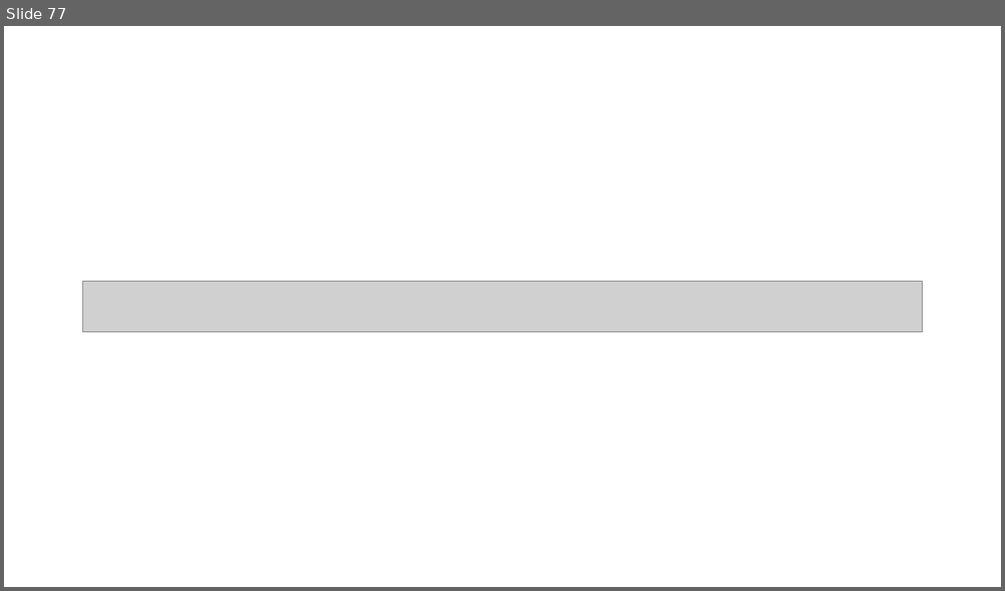
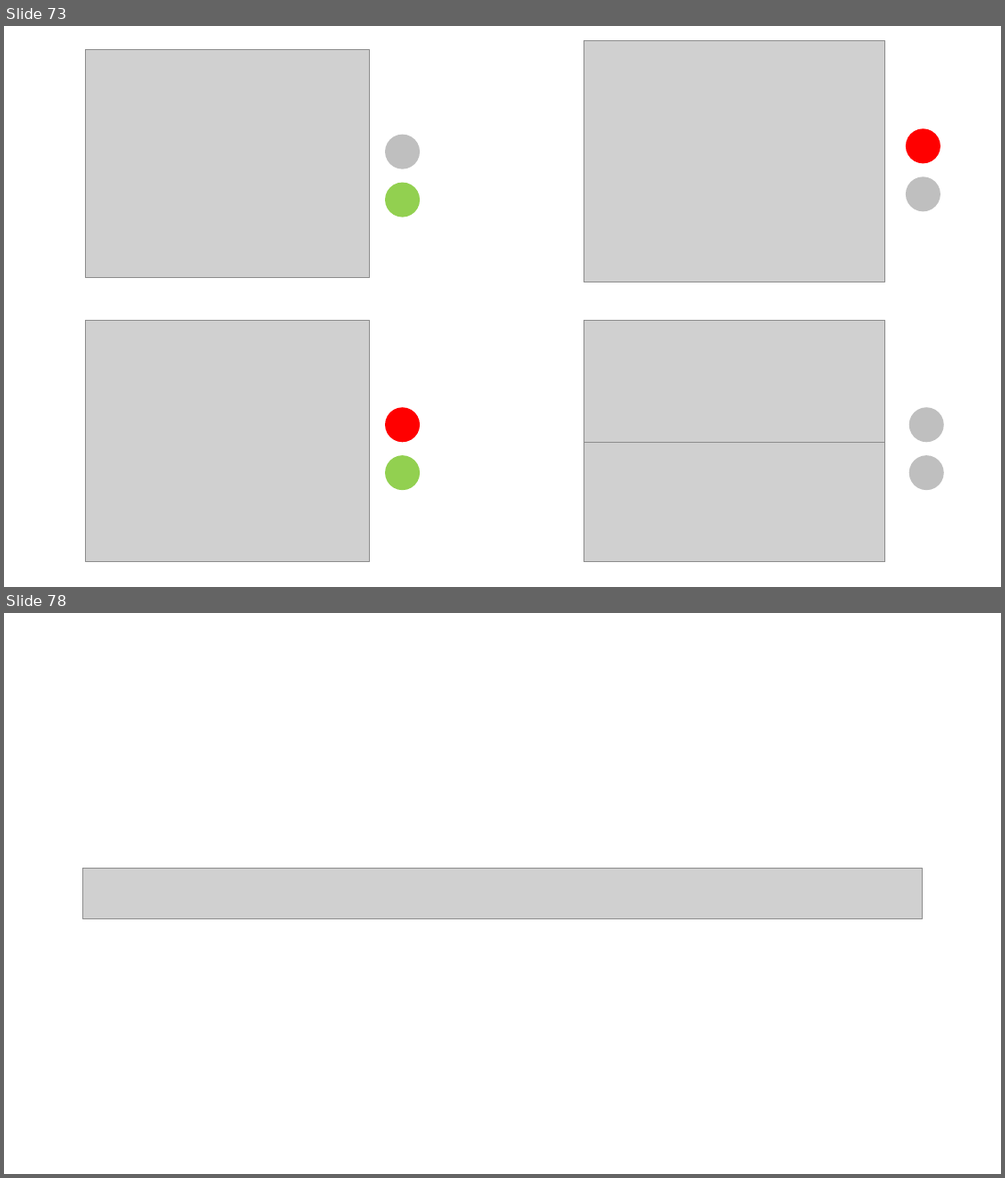
Before and after one commit to rkhaimov/brain-gym, a slide deck: Презентация.pptx. Shown one above the other, each under a label of ours: slide 77 before the commit, slides 73 and 78 after it; the slides between them are not shown. The pictures are 1005x591 and 1005x1178 pixels, drawn with LibreOffice and Linux fonts; fonts in the diff are those of the drawing; grey boxes stand for pictures. Boxes give left, top, right and bottom in pixels: in the first picture for what was removed or moved away, otherwise in the second. Text is boxed around its words. In the diff, an @@ line names an element or a change of style, - is before the commit and + after.

```diff
--- a/Презентация.pptx
+++ b/Презентация.pptx
@@ slide 73 added at [4, 26, 1001, 587], background #FFFFFF @@
@@ picture added at [86, 50, 369, 277] @@
@@ picture added at [584, 40, 885, 281] @@
@@ ellipse added at [906, 128, 940, 163], fill #FF0000 @@
@@ ellipse added at [386, 135, 420, 168], fill #BFBFBF @@
@@ ellipse added at [386, 183, 420, 216], fill #92D050 @@
@@ ellipse added at [906, 177, 940, 211], fill #BFBFBF @@
@@ picture added at [86, 320, 369, 562] @@
@@ picture added at [584, 320, 885, 562] @@
@@ ellipse added at [386, 408, 420, 442], fill #FF0000 @@
@@ ellipse added at [909, 408, 943, 442], fill #BFBFBF @@
@@ picture added at [584, 442, 885, 562] @@
@@ ellipse added at [386, 455, 420, 490], fill #92D050 @@
@@ ellipse added at [909, 455, 943, 490], fill #BFBFBF @@
@@ what was slide 77 is now slide 78 @@
```
Also in this commit, not shown: 1 slide changed, 18 other slides added, 8 slides removed, 4 other files.
